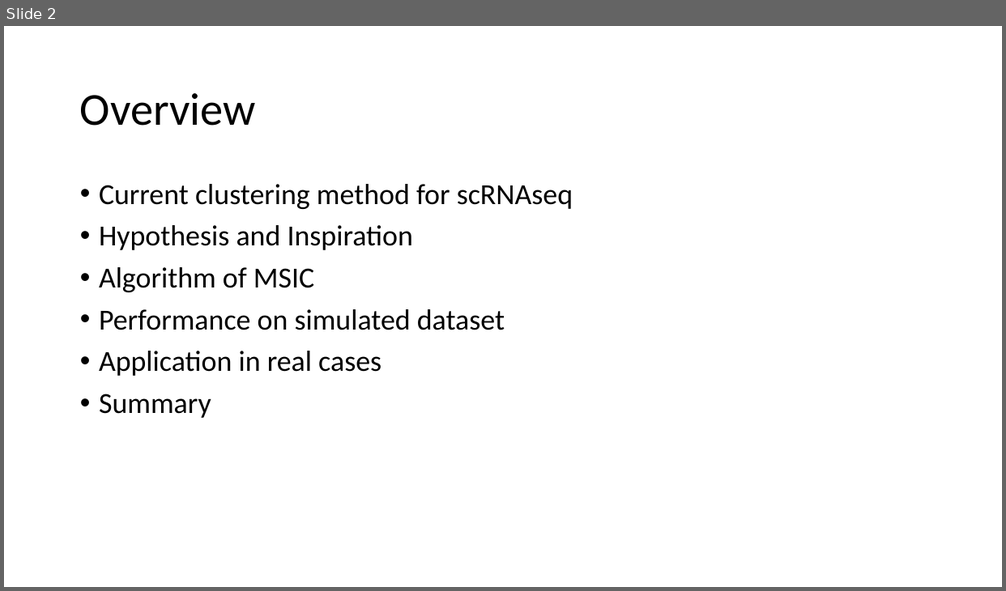
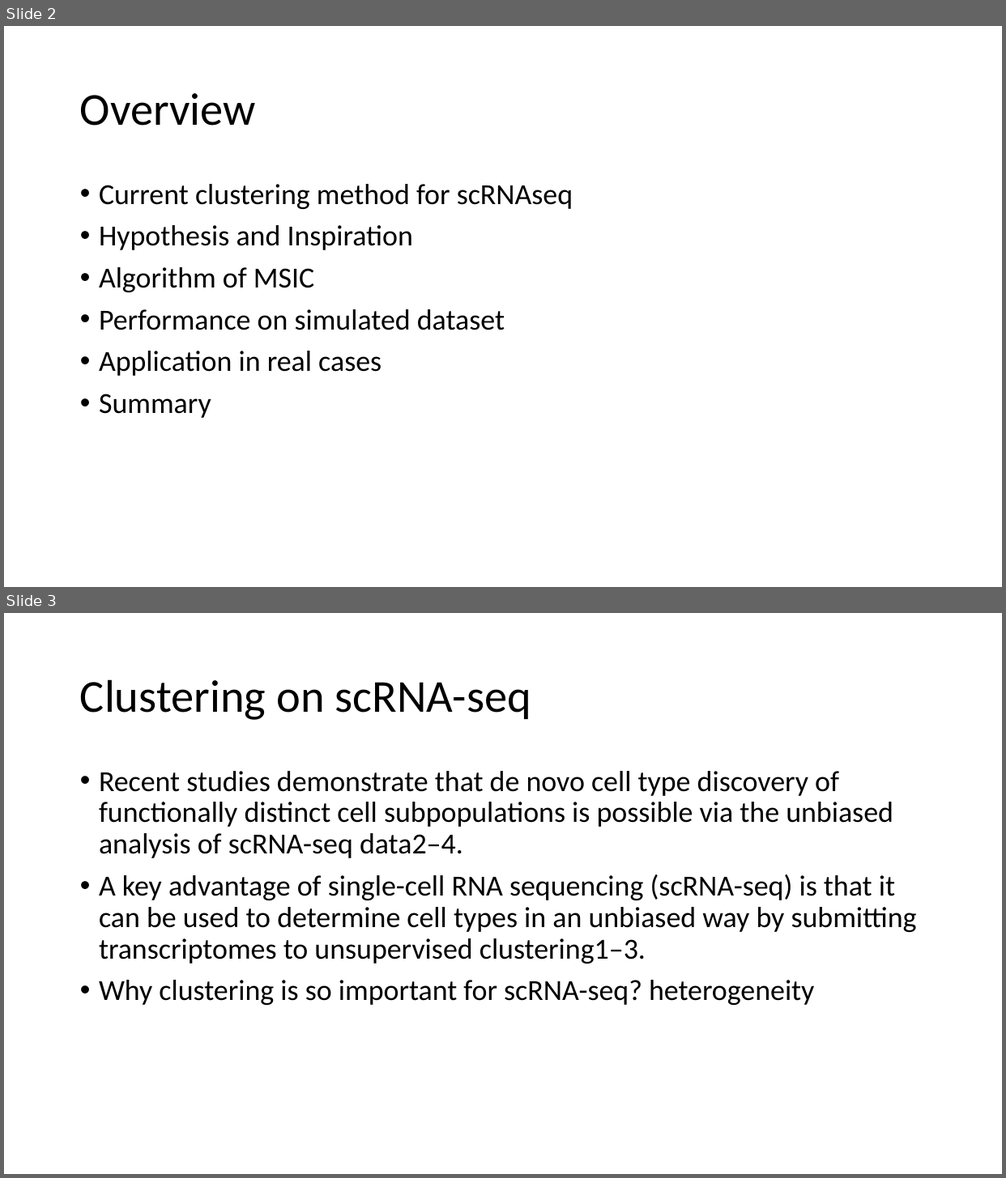
Before and after one commit to leezx/GBSI, a slide deck: MSIC.pptx. Shown one above the other, each under a label of ours: slide 2 before the commit, slides 2 and 3 after it. The pictures are 1006x591 and 1006x1178 pixels, drawn with LibreOffice and Linux fonts; fonts in the diff are those of the drawing. Boxes give left, top, right and bottom in pixels: in the first picture for what was removed or moved away, otherwise in the second. Text is boxed around its words. In the diff, an @@ line names an element or a change of style, - is before the commit and + after.

```diff
--- a/MSIC.pptx
+++ b/MSIC.pptx
@@ slide 3 added at (4, 613, 1002, 1174), background #FFFFFF @@
@@ title added at (80, 679, 531, 720), 44 pt, text #000000 @@
+Clustering on scRNA-seq
@@ text added at (99, 771, 917, 1005), 28 pt, text #000000 @@
+• Recent studies demonstrate that de novo cell type discovery of functionally distinct cell subpopulations is possible via the unbiased analysis of scRNA-seq data2–4.
+• A key advantage of single-cell RNA sequencing (scRNA-seq) is that it can be used to determine cell types in an unbiased way by submitting transcriptomes to unsupervised clustering1–3.
+• Why clustering is so important for scRNA-seq? heterogeneity
```
Also in this commit, not shown: 4 slides changed, 14 other slides added, 10 other files.
